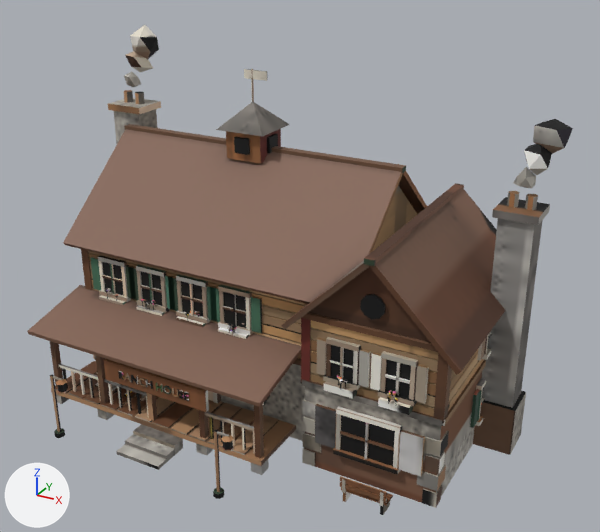
One commit to the FBX model assets/stations/home_house_3.fbx: the scene before it, then after it.
The view is the same before and after, from a 50 mm camera at (38.8, -70.0, 48.8) aimed at (3.0, -4.8, 16.2). The axes (+X, +Y, +Z) are drawn at lower left. The lights are the same throughout. The first picture is the older version.

In view in the first picture: 'home_house_3_body', 'home_house_3_body_glow' and 1 more.
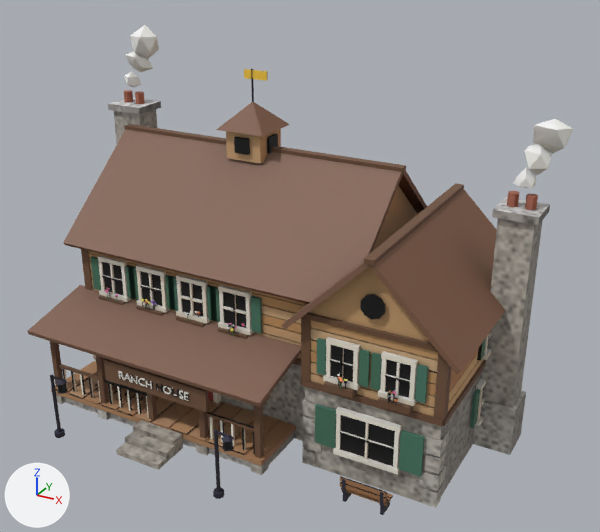
Patch to the scene script:
```diff
--- a/assets/stations/home_house_3.fbx.py
+++ b/assets/stations/home_house_3.fbx.py
@@ me_home_house_3_body @@
 # used by ob_home_house_3_body; location = (0.0, 0.0, 0.0)
-me_home_house_3_body.from_pydata(...)  # 5397 vertices, 5410 faces; spans x -24.0..26.0, y -21.4..11.6, z 0.0..36.7
+me_home_house_3_body.from_pydata(...)  # 5421 vertices, 5428 faces; spans x -24.0..26.0, y -21.4..11.6, z 0.0..36.7
+# me_home_house_3_body part 1: a new loose piece, a box spanning x -20.3..5.2, y -16.1..-15.6, z 0.0..1.1, in mat_home_house_3_baked (picture img_home_house_3_png)
+# me_home_house_3_body part 2: a new loose piece, a box spanning x 4.7..5.2, y -15.8..-10.0, z 0.0..1.1, in mat_home_house_3_baked (picture img_home_house_3_png)
+# me_home_house_3_body part 3
+# 4 vertices are removed from x -8.5..-3.5, y -19.2..-16.6, z 0.7..1.1
+# 10 faces are deleted
+# 4 vertices in x -8.5..-3.5, y -20.5..-19.2, z 0.4 move by (0.0, 0.0, 0.1)
+# 2 vertices move from x -8.5..-3.5, y -17.9, z 0.7 to x -8.5..-3.5, y -17.9, z 1.6
+# 4 vertices are added at (-8.5, -16.6, 1.6), (-3.5, -16.6, 1.6), (-8.5, -19.2, 1.1), (-3.5, -19.2, 1.1)
+# 10 new faces join them
+# me_home_house_3_body part 4: 5328 kept faces spanning x -24.0..26.0, y -21.4..11.6, z 0.0..36.7 get new texture (UV) coordinates
+# other edits to the shape of me_home_house_3_body do not show in these pictures
 me_home_house_3_body.materials.append(mat_home_house_3_baked)
```

What differs and where, as boxes (x1, y1, x2, y2) in the pictures (600 x 532 px; the box of a moved part takes in the faces that stretch with it):
part 1 of me_home_house_3_body, added (mostly hidden): after (64, 397, 251, 468)
part 2 of me_home_house_3_body, added: after (268, 432, 294, 465)
part 3 of me_home_house_3_body, moved or reshaped: before (116, 424, 183, 470); after (116, 420, 183, 470)
part 4 of me_home_house_3_body, surface changed: (50, 25, 573, 515) in both
